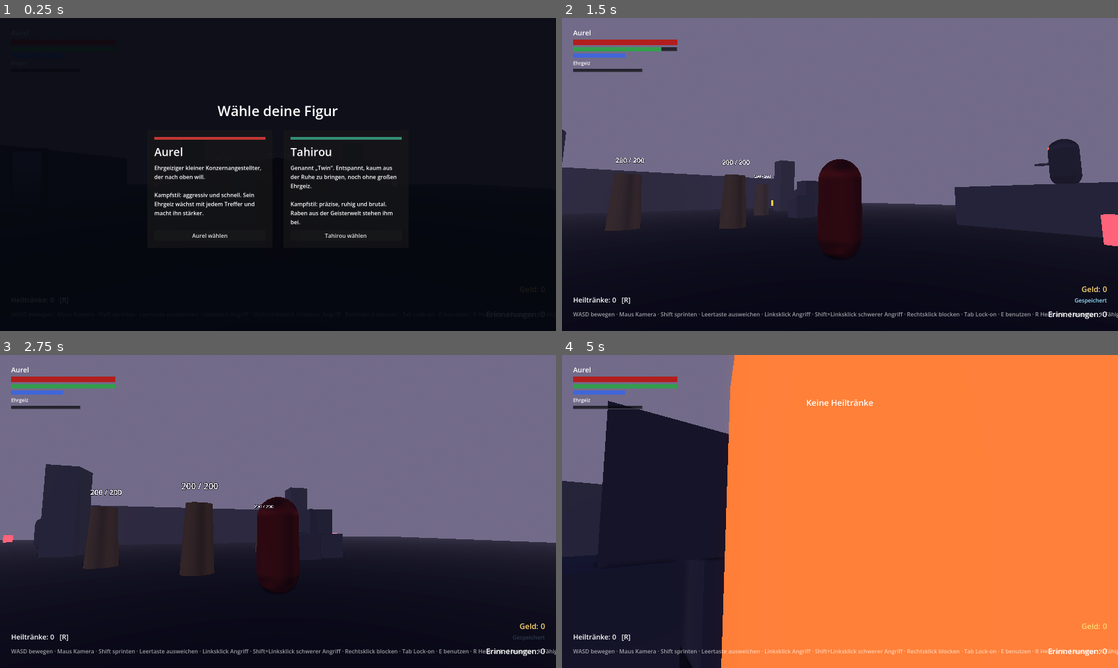
Above: before the commit, frames 1-4 (two rows, left to right).
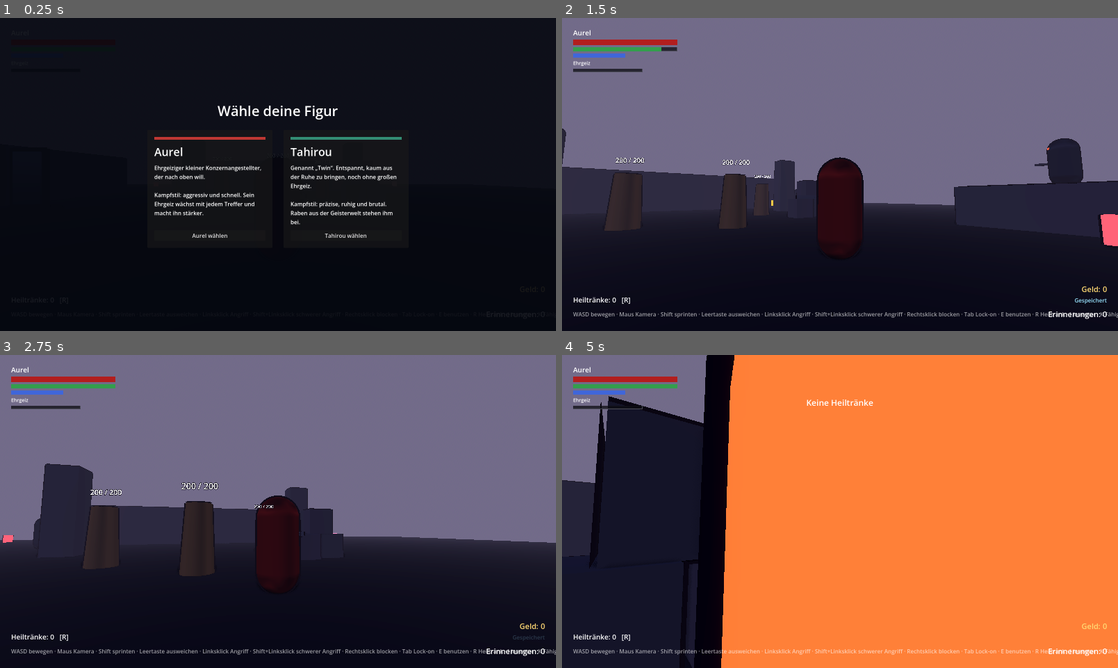
Above: after the commit, the same moments.

Repository: Aurelvonwatzdorf/nr1
Game: Godot game, scene res://scenes/levels/test_arena.tscn
Two runs of this game, one before a commit and one after it. Both use one fixed random seed, a clock stepped at 60 frames per second and the inputs below.
Inputs (mouse positions are in pixels of both pictures, inside the frame that each line leads up to):
- Up to frame 1 (0.25 s): no input
- Up to frame 2 (1.5 s): click "Aurel wählen" at 0.5 s; tap Enter at 1.25 s; move the mouse to (867, 174) at 1.27 s; hold W (move_forward) from 1.28 s (still down); click (867, 174) at 1.35 s
- Up to frame 3 (2.75 s): keep holding W (move_forward); move the mouse to (250, 511) at 2.02 s; right-click (250, 511) at 2.1 s
- Up to frame 4 (5 s): keep holding W (move_forward); move the mouse to (851, 505) at 2.77 s; tap F (call_spirit) at 2.85 s; move the mouse to (834, 517) at 3.52 s; tap Space (dodge) at 3.6 s; move the mouse to (878, 514) at 4.27 s; tap R (heal) at 4.35 s

The runs differ from the first frame. In frame 2, 0.5% of the frame differs, in the area x 0-100%, y 35-71%; in frame 3, 0.4%; in frame 4, 5.7%, in the area x 0-31%, y 0-100%.

Commit message:
M6 step 1: drawn look with toon shading and outlines
ToonStyle switches materials to toon diffuse/specular and adds an
inverted-hull outline pass; levels convert their whole tree on ready,
the player's body uses it too, and the outline is hidden while the
body is transparent during i-frames.

Co-Authored-By: Claude Opus 5.5 <noreply@anthropic.com>
Claude-Session: https://claude.ai/code/session_01RjnwZ2TtYogGPE8DCJukRJ

Diff:
--- a/game/scripts/player/player.gd
+++ b/game/scripts/player/player.gd
@@ -243,9 +243,7 @@
 		model.add_child(data.model_scene.instantiate())
 		return
 	else:
-		var material := StandardMaterial3D.new()
-		material.albedo_color = data.placeholder_color
-		body_mesh.material_override = material
+		body_mesh.material_override = ToonStyle.make(data.placeholder_color)
 
 
 ## Interagieren nur im Stehen oder Gehen, nicht mitten im Angriff.
--- a/game/scripts/player/player_animator.gd
+++ b/game/scripts/player/player_animator.gd
@@ -125,6 +125,8 @@
 	if material:
 		material.transparency = BaseMaterial3D.TRANSPARENCY_ALPHA if active else BaseMaterial3D.TRANSPARENCY_DISABLED
 		material.albedo_color.a = 0.35 if active else 1.0
+		# Durchsichtig ohne Umriss, sonst sähe man nur noch den Umriss.
+		material.next_pass = null if active else ToonStyle.make_outline()
 
 
 func _travel(animation_name: StringName) -> bool:
--- a/game/scripts/realms/test_arena.gd
+++ b/game/scripts/realms/test_arena.gd
@@ -17,6 +17,7 @@
 
 
 func _ready() -> void:
+	ToonStyle.apply_to_tree(self)
 	if _loaded_save and GameState.has_checkpoint:
 		player.global_transform = GameState.checkpoint_transform
 		player.rest()
--- /dev/null
+++ b/game/scripts/systems/toon_style.gd
@@ -0,0 +1,50 @@
+class_name ToonStyle
+## Der gezeichnete Look: Licht und Schatten in klaren Stufen (Toon-Shading) und
+## ein dunkler Umriss um jedes Objekt (zweiter, leicht vergrößerter Durchgang,
+## der nur von hinten gezeichnet wird).
+##
+## `apply_to_tree(level)` stellt alle Materialien eines Levels um. Neu erzeugte
+## Materialien mit `ToonStyle.make(farbe)` anlegen.
+
+const OUTLINE_COLOR := Color(0.05, 0.04, 0.07)
+const OUTLINE_WIDTH := 0.03
+
+
+## Neues Material im gezeichneten Look.
+static func make(color: Color, outline: bool = true) -> StandardMaterial3D:
+	var material := StandardMaterial3D.new()
+	material.albedo_color = color
+	apply(material, outline)
+	return material
+
+
+## Stellt ein vorhandenes Material um (mehrfaches Aufrufen schadet nicht).
+static func apply(material: BaseMaterial3D, outline: bool = true) -> void:
+	if material == null or material.shading_mode == BaseMaterial3D.SHADING_MODE_UNSHADED:
+		return
+	material.diffuse_mode = BaseMaterial3D.DIFFUSE_TOON
+	material.specular_mode = BaseMaterial3D.SPECULAR_TOON
+	var transparent := material.transparency != BaseMaterial3D.TRANSPARENCY_DISABLED
+	if outline and not transparent and material.next_pass == null:
+		material.next_pass = make_outline()
+
+
+static func make_outline() -> StandardMaterial3D:
+	var outline := StandardMaterial3D.new()
+	outline.shading_mode = BaseMaterial3D.SHADING_MODE_UNSHADED
+	outline.albedo_color = OUTLINE_COLOR
+	outline.cull_mode = BaseMaterial3D.CULL_FRONT
+	outline.grow = true
+	outline.grow_amount = OUTLINE_WIDTH
+	return outline
+
+
+## Alle Meshes unter `root` umstellen (Materialien aus Szenen und aus Code).
+static func apply_to_tree(root: Node) -> void:
+	for node: Node in root.find_children("*", "MeshInstance3D", true, false):
+		var mesh_instance := node as MeshInstance3D
+		if mesh_instance.material_override is BaseMaterial3D:
+			apply(mesh_instance.material_override as BaseMaterial3D)
+		elif mesh_instance.mesh:
+			for i in mesh_instance.mesh.get_surface_count():
+				apply(mesh_instance.mesh.surface_get_material(i) as BaseMaterial3D)
--- a/game/tests/smoke_test.gd
+++ b/game/tests/smoke_test.gd
@@ -33,6 +33,10 @@
 	player.rotation = Vector3.ZERO
 	await _frames(20)
 	_check(player.is_on_floor(), "Figur steht auf dem Boden")
+	var body_material := player.body_mesh.material_override as StandardMaterial3D
+	_check(body_material.diffuse_mode == BaseMaterial3D.DIFFUSE_TOON and body_material.next_pass != null, "Gezeichneter Look: Toon-Schattierung und Umriss")
+	var floor_mesh: MeshInstance3D = arena.get_node("Floor/Mesh")
+	_check((floor_mesh.mesh.surface_get_material(0) as BaseMaterial3D).diffuse_mode == BaseMaterial3D.DIFFUSE_TOON, "Auch die Arena ist umgestellt")
 	_check(player.state_machine.get_current_state_name() == &"idle", "Startzustand ist Idle")
 
 	# Leichter Angriff
Not shown, added: game/scripts/systems/toon_style.gd.uid
